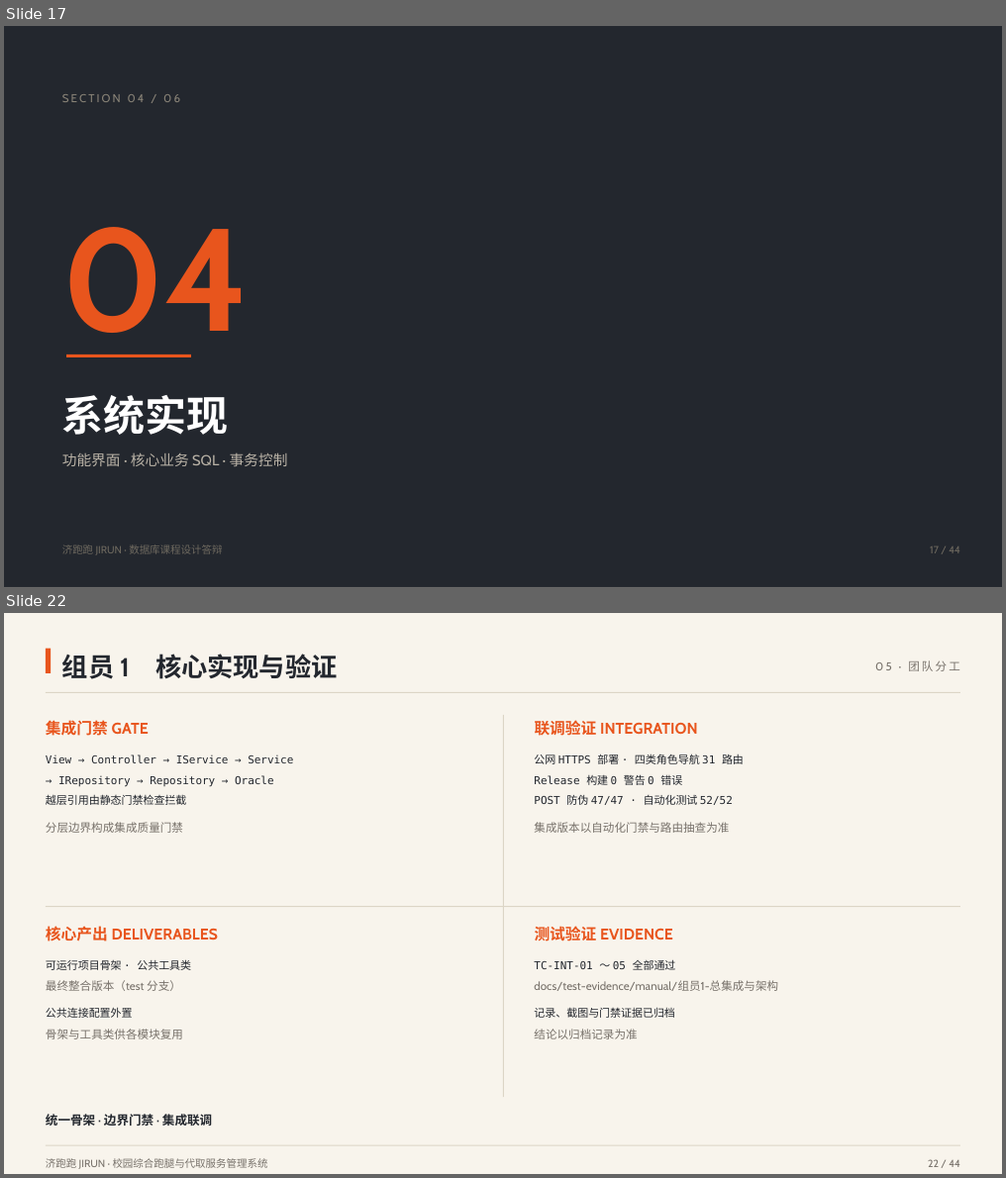
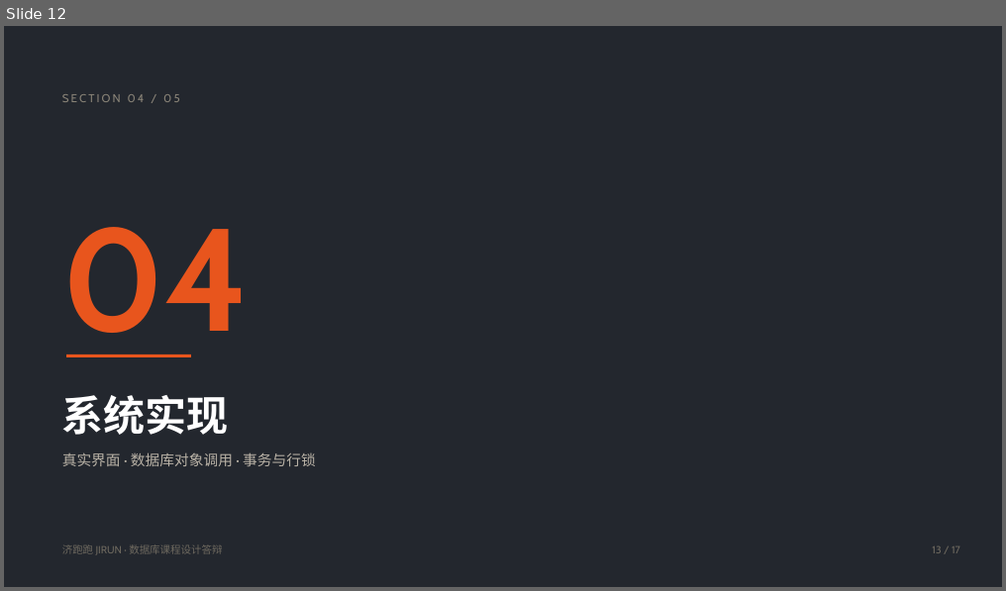
Before and after one commit to CampusDelivery-Team/campus-delivery, a slide deck: docs/校园综合跑腿与代取服务管理系统-课程设计答辩.pptx. Shown one above the other, each under a label of ours: slides 17 and 22 before the commit, slide 12 after it; the slides between them are not shown. The pictures are 1006x1178 and 1006x591 pixels, drawn with LibreOffice and Linux fonts; fonts in the diff are those of the drawing. Boxes give left, top, right and bottom in pixels: in the first picture for what was removed or moved away, otherwise in the second. Text is boxed around its words. In the diff, an @@ line names an element or a change of style, - is before the commit and + after.

```diff
--- a/docs/校园综合跑腿与代取服务管理系统-课程设计答辩.pptx
+++ b/docs/校园综合跑腿与代取服务管理系统-课程设计答辩.pptx
@@ slide 22 removed at bbox=[4, 613, 1002, 1174], background #F8F4EC @@
@@ rectangle removed at bbox=[46, 649, 52, 672] @@
@@ text removed at bbox=[62, 654, 338, 679] @@
-组员 1 核心实现与验证
@@ text removed at bbox=[875, 661, 960, 671] @@
-05 · 团队分工
@@ rectangle removed at bbox=[46, 692, 960, 693] @@
@@ text removed at bbox=[46, 720, 149, 736] @@
-集成门禁 GATE
@@ rectangle removed at bbox=[503, 715, 504, 1097] @@
@@ text removed at bbox=[535, 720, 698, 736] @@
-联调验证 INTEGRATION
@@ text removed at bbox=[46, 755, 293, 833] @@
-View → Controller → IService → Service
-→ IRepository → Repository → Oracle
-越层引用由静态门禁检查拦截
-分层边界构成集成质量门禁
@@ text removed at bbox=[534, 755, 744, 833] @@
-公网 HTTPS 部署 · 四类角色导航 31 路由
-Release 构建 0 警告 0 错误
-POST 防伪 47/47 · 自动化测试 52/52
-集成版本以自动化门禁与路由抽查为准
@@ rectangle removed at bbox=[46, 906, 960, 907] @@
@@ text removed at bbox=[46, 926, 218, 942] @@
-核心产出 DELIVERABLES
@@ text removed at bbox=[535, 926, 673, 942] @@
-测试验证 EVIDENCE
@@ text removed at bbox=[46, 959, 191, 1040] @@
-可运行项目骨架 · 公共工具类
-最终整合版本（test 分支）
-公共连接配置外置
-骨架与工具类供各模块复用
@@ text removed at bbox=[534, 960, 778, 1040] @@
-TC-INT-01 ～ 05 全部通过
-docs/test-evidence/manual/组员1-总集成与架构
-记录、截图与门禁证据已归档
-结论以归档记录为准
@@ text removed at bbox=[46, 1112, 212, 1129] @@
-统一骨架 · 边界门禁 · 集成联调
@@ rectangle removed at bbox=[46, 1146, 960, 1146] @@
@@ text removed at bbox=[46, 1158, 268, 1169] @@
-济跑跑 JIRUN · 校园综合跑腿与代取服务管理系统
@@ text removed at bbox=[928, 1159, 960, 1167] @@
-22 / 44
@@ what was slide 17 is now slide 12 @@
@@ slide 12 changed as well @@
@@ text at bbox=[62, 453, 316, 467]: text changed @@
-功能界面 · 核心业务 SQL · 事务控制
+真实界面 · 数据库对象调用 · 事务与行锁
@@ text at bbox=[932, 547, 960, 554]: text changed @@
-17 / 44
+13 / 17
```
Also in this commit, not shown: 15 other slides changed, 27 other slides removed, 4 other files.
